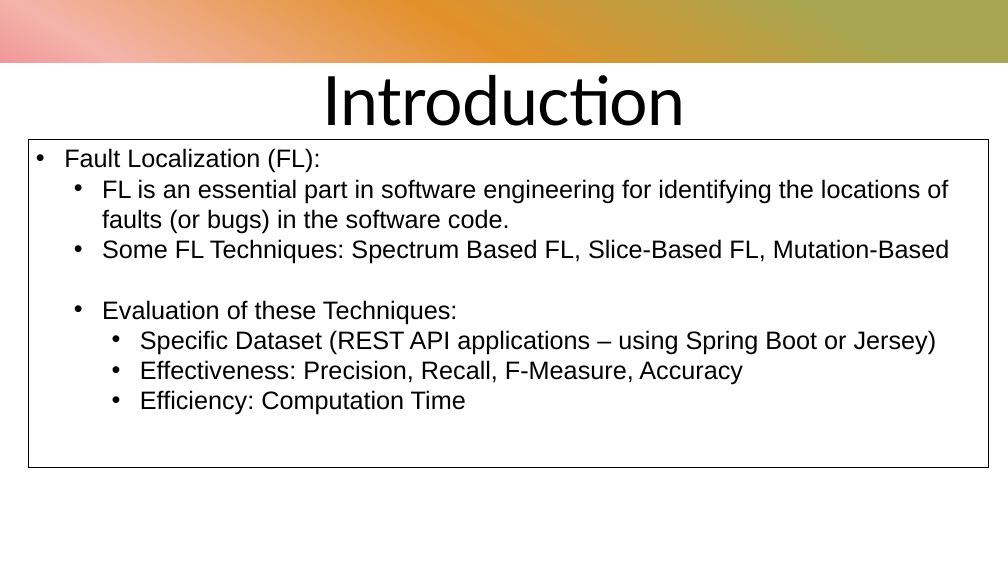
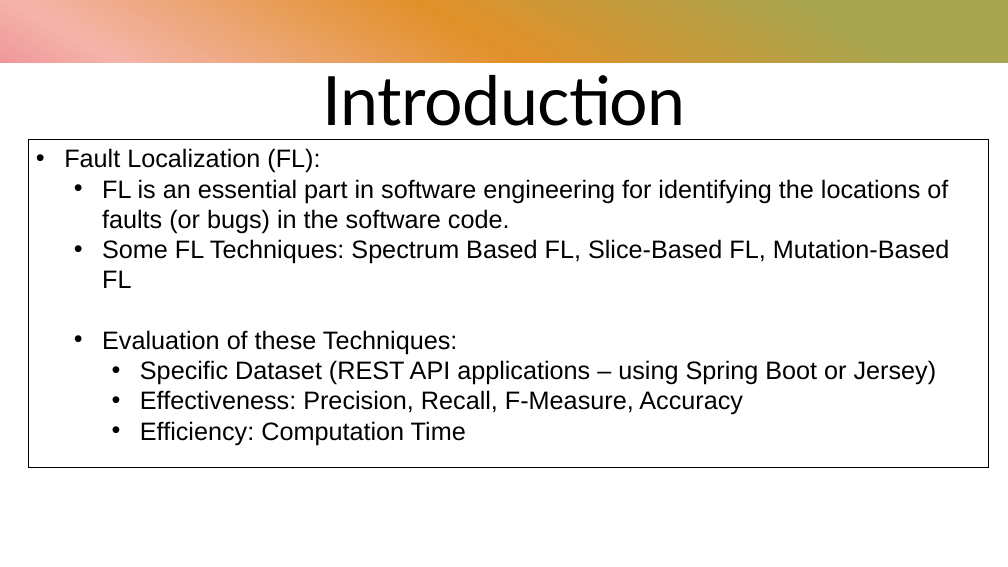
Before and after one commit to aakashkulkarni36/CS563-Project, a slide deck: slide 2 of CS563-Project/Project Proposal Presentation.pptx. Drawn at 1008x567 pixels with LibreOffice and Linux fonts; fonts in the diff are those of the drawing. Boxes give left, top, right and bottom in pixels: in the first picture for what was removed or moved away, otherwise in the second. Text is boxed around its words. In the diff, an @@ line names an element or a change of style, - is before the commit and + after.

Commit message:
A little change done to the presentation, proposal.pdf is now almost final, need to verify with Soon Song Cheok

```diff
--- a/CS563-Project/Project Proposal Presentation.pptx
+++ b/CS563-Project/Project Proposal Presentation.pptx
@@ text in rectangle at <box>102,239,949,288</box>: text changed @@
-  • Some FL Techniques: Spectrum Based FL, Slice-Based FL, Mutation-Based
+  • Some FL Techniques: Spectrum Based FL, Slice-Based FL, Mutation-Based FL
```
Also in this commit, not shown: 3 other files.
